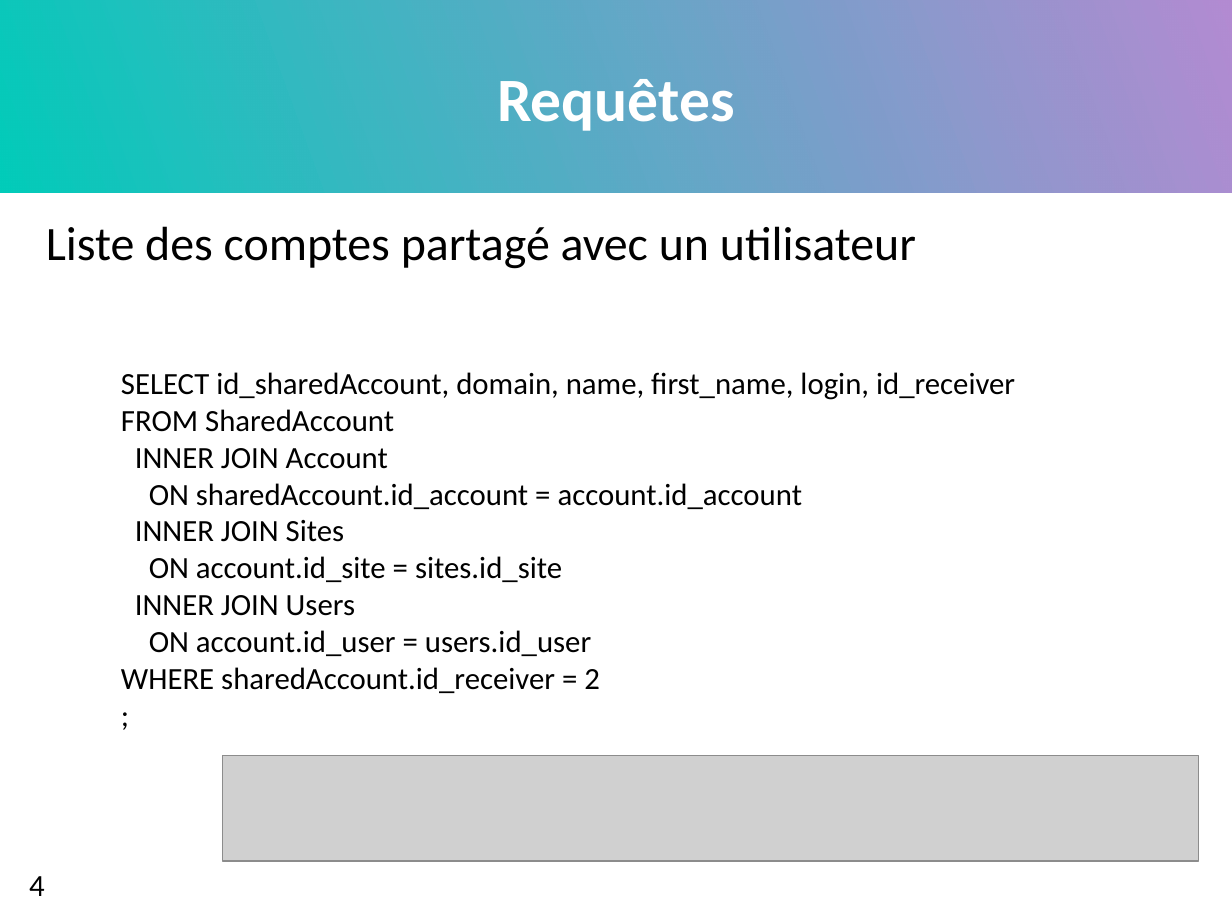
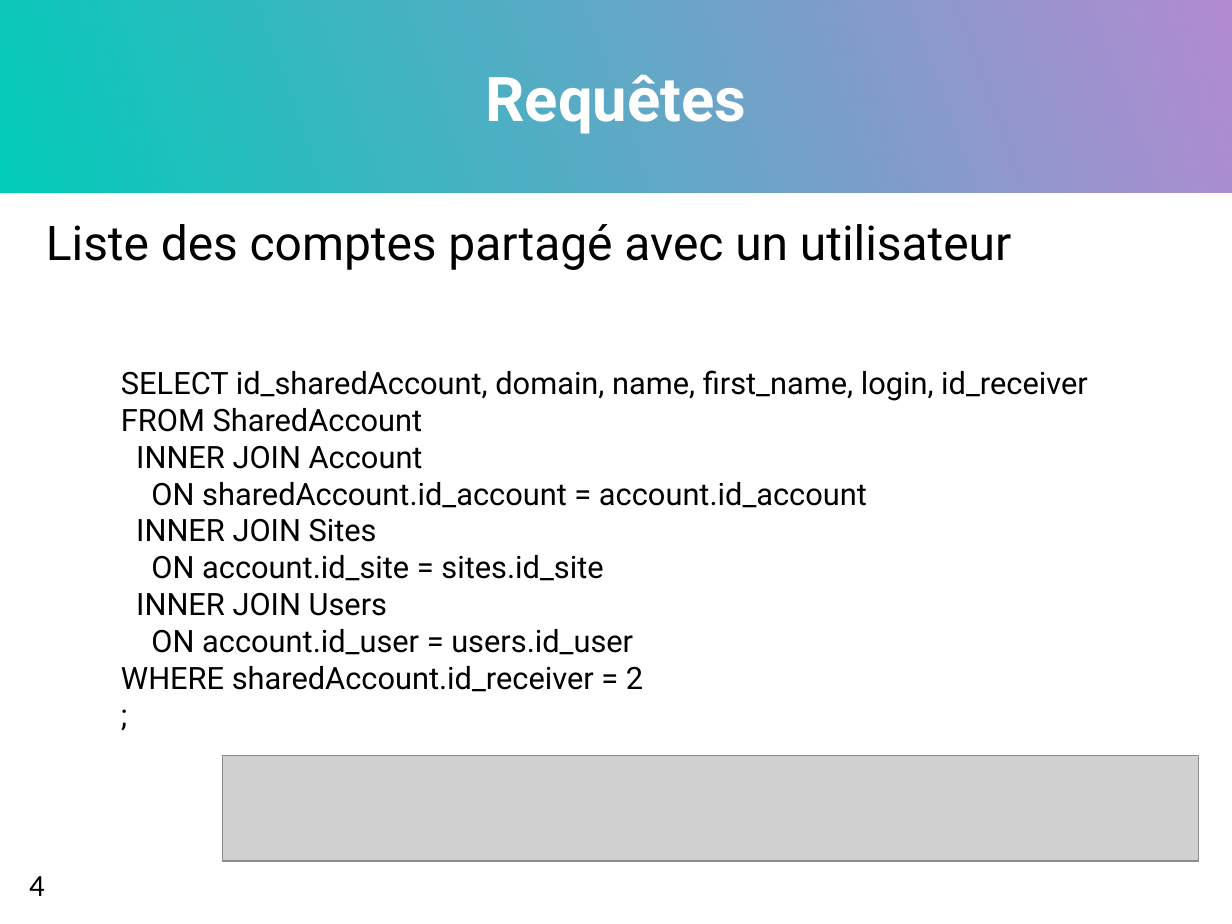
Before and after one commit to MattVil/Face_Key, a slide deck: slide 7 of projet/Projet bdd.pptx. Drawn at 1232x924 pixels with LibreOffice and Linux fonts; fonts in the diff are those of the drawing; grey boxes stand for pictures. Boxes give left, top, right and bottom in pixels: in the first picture for what was removed or moved away, otherwise in the second. Text is boxed around its words. In the diff, an @@ line names an element or a change of style, - is before the commit and + after.

```diff
--- a/projet/Projet bdd.pptx
+++ b/projet/Projet bdd.pptx
@@ font Calibri to Roboto in 3 elements at (46,224,1011,270), (121,370,1088,692), (485,75,746,134) @@
```
Also in this commit, not shown: 7 other slides changed, 47 other files.
